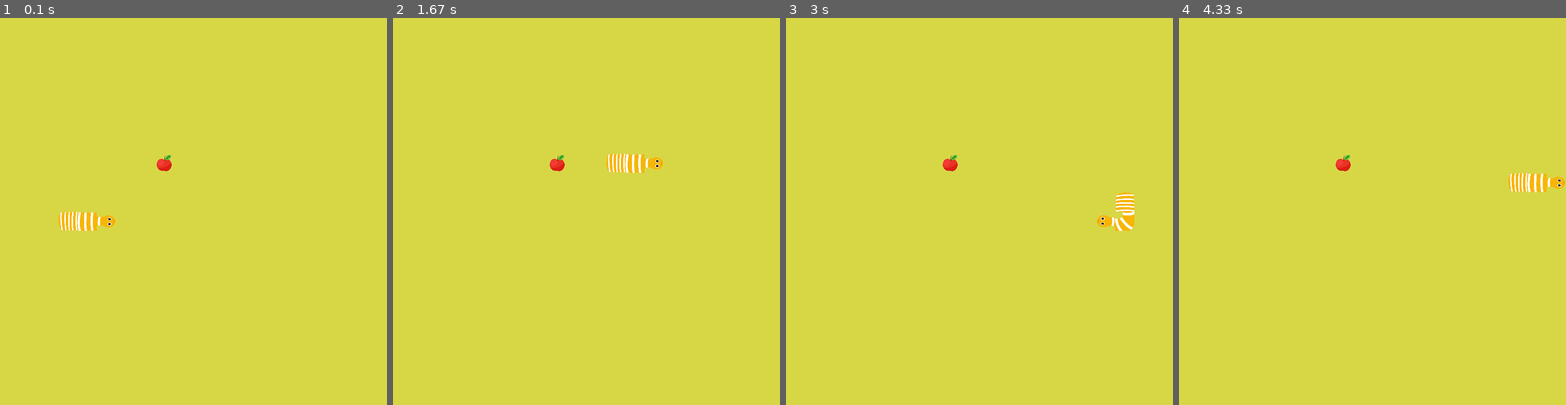
Above: before the commit, frames 1-4 (left to right).
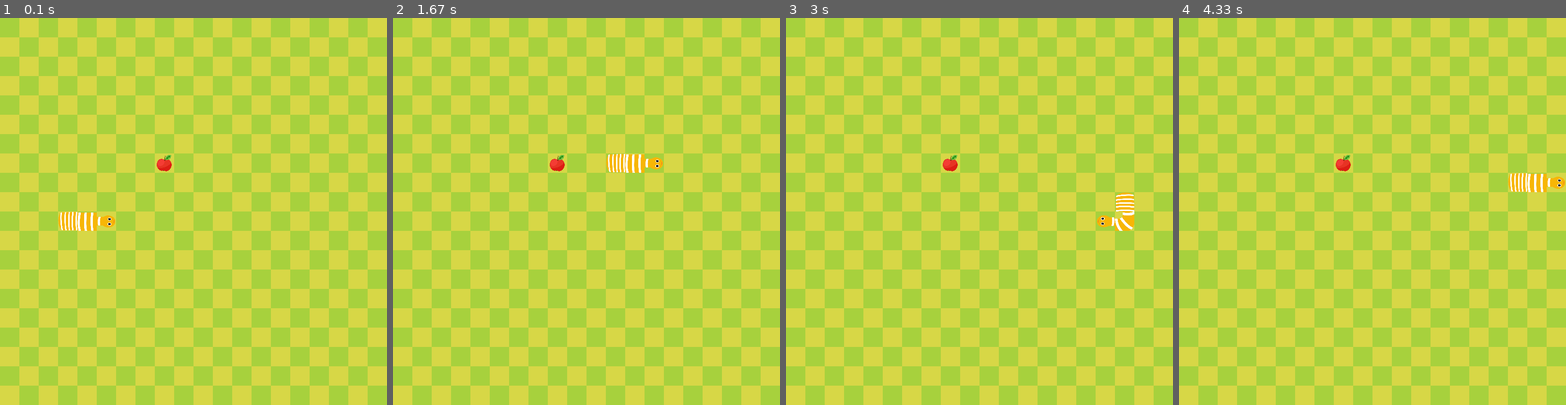
Above: after the commit, the same moments.

Repository: novenopatch/pygame-test
Game: pygame game, started from src/Snake/main.py
Two runs of this game, one before a commit and one after it. Both use one fixed random seed, a clock stepped at 60 frames per second and the inputs below.
Inputs:
- Up to frame 1 (0.1 s): no input
- Up to frame 2 (1.67 s): hold Right 0.33-0.8 s; hold Up 0.83-1.3 s; hold Right from 1.33 s (still down)
- Up to frame 3 (3 s): release Right at 1.8 s; hold Down 2.4-2.7 s; hold Left from 2.73 s (still down)
- Up to frame 4 (4.33 s): release Left at 3.13 s; hold Up 3.17-3.53 s; hold Right 3.57-4.2 s; hold Down from 4.23 s (still down)

The runs differ from the first frame. In frame 1, 50% of the frame differs, in the area x 0-100%, y 0-100%; in frame 2, 50%; in frame 3, 50%; in frame 4, 50%.

Commit message:
drawGrass

Diff:
--- a/src/Snake/main.py
+++ b/src/Snake/main.py
@@ -35,13 +35,13 @@
         self.bodyHorizontal = pygame.transform.scale(pygame.image.load("assets/body_horizontal.png").convert_alpha(),
                                                      (int(cellSize), int(cellSize)))
 
-        self.tr = pygame.transform.scale(pygame.image.load("assets/body_tr.png").convert_alpha(),
+        self.bodyTopRight = pygame.transform.scale(pygame.image.load("assets/body_tr.png").convert_alpha(),
                                          (int(cellSize) , int(cellSize)))
-        self.tl = pygame.transform.scale(pygame.image.load("assets/body_tl.png").convert_alpha(),
+        self.bodyTopLeft = pygame.transform.scale(pygame.image.load("assets/body_tl.png").convert_alpha(),
                                          (int(cellSize) , int(cellSize) ))
-        self.br = pygame.transform.scale(pygame.image.load("assets/body_br.png").convert_alpha(),
+        self.bodyDownRight = pygame.transform.scale(pygame.image.load("assets/body_br.png").convert_alpha(),
                                          (int(cellSize), int(cellSize)))
-        self.bl = pygame.transform.scale(pygame.image.load("assets/body_bl.png").convert_alpha(),
+        self.bodyDownLeft = pygame.transform.scale(pygame.image.load("assets/body_bl.png").convert_alpha(),
                                          (int(cellSize), int(cellSize)))
 
     def drawSnake(self):
@@ -64,13 +64,13 @@
                     screen.blit(self.bodyHorizontal, blockRect)
                 else:
                     if previousBlock.x == -1 and nextBlock.y == -1 or previousBlock.y == -1 and nextBlock.x == -1:
-                        screen.blit(self.tl, blockRect)
+                        screen.blit(self.bodyTopLeft, blockRect)
                     if previousBlock.x == -1 and nextBlock.y == 1 or previousBlock.y == 1 and nextBlock.x == -1:
-                        screen.blit(self.bl, blockRect)
+                        screen.blit(self.bodyDownLeft, blockRect)
                     if previousBlock.x == 1 and nextBlock.y == -1 or previousBlock.y == -1 and nextBlock.x == 1:
-                        screen.blit(self.tr, blockRect)
+                        screen.blit(self.bodyTopRight, blockRect)
                     if previousBlock.x == 1 and nextBlock.y == 1 or previousBlock.y == 1 and nextBlock.x == 1:
-                        screen.blit(self.br, blockRect)
+                        screen.blit(self.bodyDownRight, blockRect)
 
     def moveSnake(self):
         if self.newBlock == True:
@@ -156,6 +156,7 @@
         self.checkFail()
 
     def drawElements(self):
+        self.drawGrass()
         self.snake.drawSnake()
         self.fruit.drawFruit()
 
@@ -175,7 +176,24 @@
 
         pygame.quit()
         sys.exit()
-
+    def drawGrass(self):
+        grassColor = (167,209,61)
+        for row in range(cellNumber):
+            if row % 2 ==0:
+                for col in range(cellNumber):
+                    if col % 2 == 0 :
+                        grassRect = pygame.Rect(col * cellSize,row * cellSize,cellSize,cellSize)
+                        pygame.draw.rect(screen,grassColor,grassRect)
+            elif row % 6 ==0:
+                for col in range(cellNumber):
+                    if col % 2 == 0 :
+                        grassRect = pygame.Rect(col * cellSize,row * cellSize,cellSize,cellSize)
+                        pygame.draw.rect(screen,grassColor,grassRect)
+            else:
+                for col in range(cellNumber):
+                    if col % 2 != 0 :
+                        grassRect = pygame.Rect(col * cellSize,row * cellSize,cellSize,cellSize)
+                        pygame.draw.rect(screen,grassColor,grassRect)
 
 pygame.init()
 cellSize = 40
